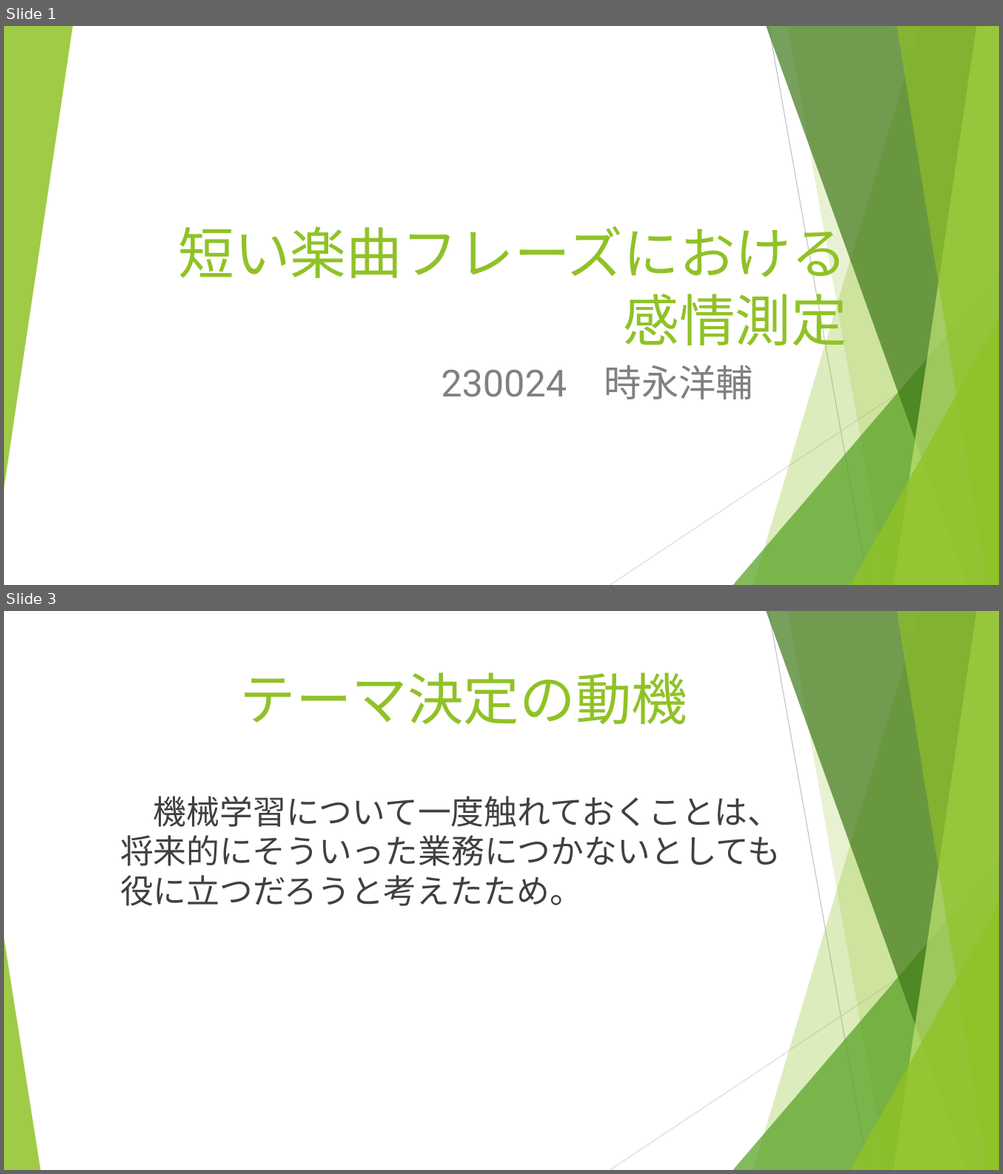
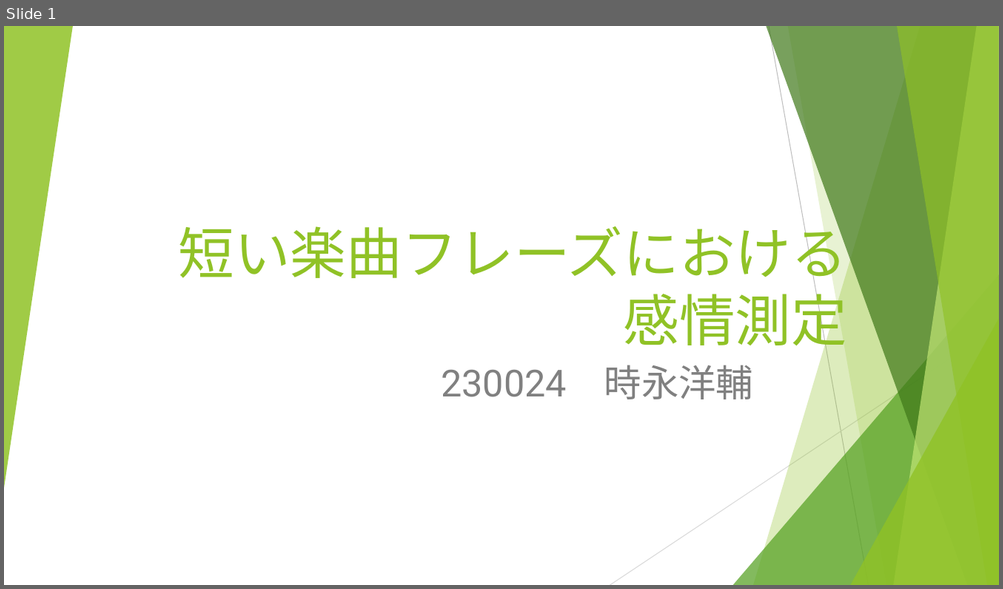
Before and after one commit to and12cant-ctrl/Music_Map_Exp, a slide deck: 発表用/発表用スライド.pptx. Shown one above the other, each under a label of ours: slides 1 and 3 before the commit, slide 1 after it; the slides between them are not shown. The pictures are 1003x1174 and 1003x589 pixels, drawn with LibreOffice and Linux fonts; fonts in the diff are those of the drawing. Boxes give left, top, right and bottom in pixels: in the first picture for what was removed or moved away, otherwise in the second. Text is boxed around its words. In the diff, an @@ line names an element or a change of style, - is before the commit and + after.

```diff
--- a/発表用/発表用スライド.pptx
+++ b/発表用/発表用スライド.pptx
@@ slide 3 removed at (x1=4, y1=611, x2=999, y2=1170), background #FFFFFF; not listed: 9 template elements that a slide beside it also shows @@
@@ title removed at (x1=239, y1=672, x2=687, y2=724) @@
-テーマ決定の動機
@@ text removed at (x1=120, y1=796, x2=781, y2=906) @@
-機械学習について一度触れておくことは、将来的にそういった業務につかないとしても役に立つだろうと考えたため。
@@ triangle removed at (x1=4, y1=939, x2=40, y2=1170) @@
```
Also in this commit, not shown: 4 slides changed, 9 slides added, 4 other slides removed, 2 other files.
